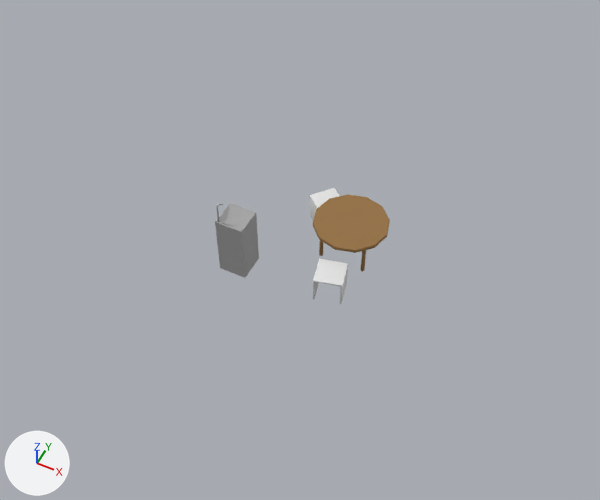
The FBX model Project Assets/Break Area.FBX as it was, and as the next commit left it.
Both versions are drawn from a 50 mm lens placed at (3.19, -6.95, 8.44), pointed at (-0.06, -0.45, 0.31). Lighting does not change. The marker at lower left points along +X, +Y and +Z. Where no turn or scale is listed for an object, it has been applied to the vertices.

Names of what the first picture shows: 'Fountain', 'Stool', 'Stool.001', 'Table'.
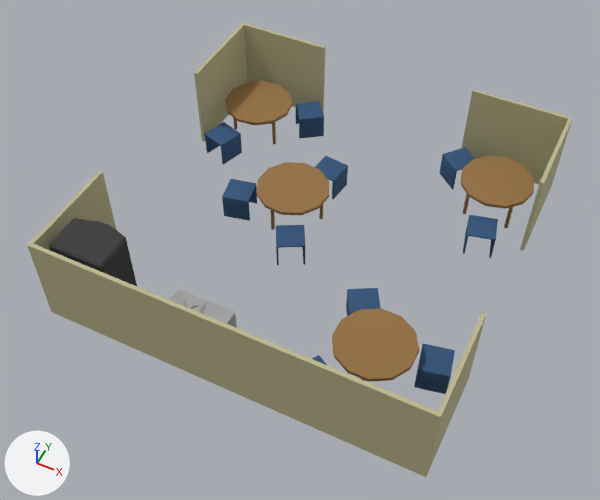
Diff of the bpy script that builds the scene:
```diff
--- a/Project Assets/Break Area.FBX.py
+++ b/Project Assets/Break Area.FBX.py
@@ mat_13___default @@
 mat_13___default = principled_material('13 - Default')
-mat_13___default.base_color = (0.784, 0.784, 0.784)  # white #e5e5e5
+mat_13___default.base_color = (0.0275, 0.0863, 0.196)  # dark blue #2e537a
 mat_13___default.roughness = 0.859
@@ ob_fountain @@
 ob_fountain = bpy.data.objects.new('Fountain', me_mesh)
-ob_fountain.location = (-0.8, -0.773, 0.0)
-ob_fountain.rotation_euler = (1.571, 0.0, 0.0)  # degrees (90, 0, 0)
-ob_fountain.scale = (0.0254, 0.0254, 0.0254)
+ob_fountain.parent = ob_break_room_walls
+ob_fountain.location = (-25.1, 0.0, 89.47)
+ob_fountain.rotation_euler = (0.0, 1.571, 0.0)  # degrees (0, 90, 0)
@@ ob_stool @@
 ob_stool = bpy.data.objects.new('Stool', me_mesh_002)
-ob_stool.location = (-0.1, 0.49, 0.0)
+ob_stool.location = (1.25, 2.11, 0.0)
@@ ob_table @@
 ob_table = bpy.data.objects.new('Table', me_mesh_001)
-ob_table.location = (0.416, 0.108, 0.0)
-ob_table.rotation_euler = (1.571, 0.0, 0.0)  # degrees (90, 0, 0)
-ob_table.scale = (0.0254, 0.0254, 0.0254)
+ob_table.parent = ob_break_room_walls
+ob_table.location = (57.42, 0.0, 60.47)
+ob_table.rotation_euler = (0.0, -0.783, 0.0)  # degrees (0, -45, 0)
@@ ob_stool_001 @@
 ob_stool_001 = bpy.data.objects.new('Stool.001', me_mesh_003)
-ob_stool_001.parent = ob_table
-ob_stool_001.location = (2.684, 0.0, 30.22)
-ob_stool_001.rotation_euler = (0.0, -2.903, 0.0)  # degrees (0, -166, 0)
+ob_stool_001.parent = ob_break_room_walls
+ob_stool_001.location = (-50.5, 0.0, -4.787)
+ob_stool_001.rotation_euler = (0.0, -1.365, 0.0)  # degrees (0, -78, 0)
@@ ob_break_room_walls @@
+ob_break_room_walls = bpy.data.objects.new('Break Room Walls', me_mesh_1)  # 16 vertices, 11 faces; spans x -100.0..100.0, y 0.0..50.0, z 45.0..101.0; in mat_09___default (beige #bdb88f)
+ob_break_room_walls.location = (0.0, 0.0, 0.0)
+ob_break_room_walls.rotation_euler = (1.571, 0.0, 0.0)  # degrees (90, 0, 0)
+ob_break_room_walls.scale = (0.0254, 0.0254, 0.0254)
@@ ob_break_room_walls_1 @@
+ob_break_room_walls_1 = bpy.data.objects.new('Break Room Walls 1', me_mesh_001_1)  # 24 vertices, 16 faces; spans x -2.54..2.54, y 1.14..2.57, z 0.0..1.27; in mat_09___default (beige #bdb88f)
+ob_break_room_walls_1.location = (0.0, 0.0, 0.0)
@@ ob_stool017 @@
+ob_stool017 = bpy.data.objects.new('Stool017', me_mesh_017)  # 120 vertices, 142 faces; spans x -0.224..0.224, y -0.224..0.224, z 0.0..0.381; in mat_13___default (dark blue #2e537a)
+ob_stool017.location = (2.15, -1.32, 0.0)
@@ ob_table005 @@
+ob_table005 = bpy.data.objects.new('Table005', me_mesh_008)  # 108 vertices, 200 faces; spans x -0.508..0.508, y -0.508..0.508, z 0.0..0.559; in mat_03___default (brown #957142)
+ob_table005.location = (1.89, 1.72, 0.0)
@@ ob_fountain001 @@
+ob_fountain001 = bpy.data.objects.new('Fountain001', me_mesh_003_1)  # 56 vertices, 51 faces; spans x -0.191..0.191, y -0.19..0.191, z 0.0..1.187; in mat_07___default (grey #a5a5a5)
+ob_fountain001.location = (-0.26, -2.27, 0.0)
@@ ob_stool015 @@
+ob_stool015 = bpy.data.objects.new('Stool015', me_mesh_015)  # 120 vertices, 142 faces; spans x -0.257..0.257, y -0.257..0.257, z 0.0..0.381; in mat_13___default (dark blue #2e537a)
+ob_stool015.location = (1.05, -0.89, 0.0)
@@ ob_stool009 @@
+ob_stool009 = bpy.data.objects.new('Stool009', me_mesh_006)  # 120 vertices, 142 faces; spans x -0.212..0.212, y -0.212..0.212, z 0.0..0.381; in mat_13___default (dark blue #2e537a)
+ob_stool009.location = (-0.35, 1.09, 0.0)
@@ ob_stool014 @@
+ob_stool014 = bpy.data.objects.new('Stool014', me_mesh_013)  # 120 vertices, 142 faces; spans x -0.263..0.263, y -0.263..0.263, z 0.0..0.381; in mat_13___default (dark blue #2e537a)
+ob_stool014.location = (-1.18, 2.12, 0.0)
@@ ob_table006 @@
+ob_table006 = bpy.data.objects.new('Table006', me_mesh_011)  # 108 vertices, 200 faces; spans x -0.503..0.503, y -0.503..0.503, z 0.0..0.559; in mat_03___default (brown #957142)
+ob_table006.location = (-1.86, 1.77, 0.0)
@@ ob_stool013 @@
+ob_stool013 = bpy.data.objects.new('Stool013', me_mesh_012)  # 120 vertices, 142 faces; spans x -0.239..0.239, y -0.239..0.239, z 0.0..0.381; in mat_13___default (dark blue #2e537a)
+ob_stool013.location = (-2.09, 1.06, 0.0)
@@ ob_table004 @@
+ob_table004 = bpy.data.objects.new('Table004', me_mesh_004)  # 108 vertices, 200 faces; spans x -0.501..0.501, y -0.501..0.501, z 0.0..0.559; in mat_03___default (brown #957142)
+ob_table004.location = (-0.56, 0.35, 0.0)
@@ ob_vending_machine @@
+ob_vending_machine = bpy.data.objects.new('Vending Machine', me_mesh_018)  # 126 vertices, 128 faces; spans x -0.381..0.381, y -0.254..0.34, z 0.0..1.287; in mat_08___default (black #383838), mat_15___default (red #c23b3b), mat_07___default (grey #a5a5a5)
+ob_vending_machine.location = (-1.95, -2.21, 0.0)
@@ ob_stool011 @@
+ob_stool011 = bpy.data.objects.new('Stool011', me_mesh_009)  # 120 vertices, 142 faces; spans x -0.228..0.228, y -0.229..0.229, z 0.0..0.381; in mat_13___default (dark blue #2e537a)
+ob_stool011.location = (1.96, 0.96, 0.0)
@@ ob_stool010 @@
+ob_stool010 = bpy.data.objects.new('Stool010', me_mesh_007)  # 120 vertices, 142 faces; spans x -0.256..0.256, y -0.256..0.256, z 0.0..0.381; in mat_13___default (dark blue #2e537a)
+ob_stool010.location = (-0.26, -0.33, 0.0)
@@ ob_stool016 @@
+ob_stool016 = bpy.data.objects.new('Stool016', me_mesh_016)  # 120 vertices, 142 faces; spans x -0.259..0.259, y -0.259..0.259, z 0.0..0.381; in mat_13___default (dark blue #2e537a)
+ob_stool016.location = (0.97, -2.13, 0.0)
```

Location of each change, [x1, y1, x2, y2] in pixels of the pictures (600 x 500 px):
'Break Room Walls', added
    after: [27, 171, 486, 477]
'Break Room Walls 1', added
    after: [194, 23, 573, 251]
'Table', moved, turned, rescaled
    before: [313, 194, 390, 271]
    after: [332, 309, 419, 382]
'Vending Machine', added (black)
    after: [49, 218, 137, 286]
'Table004', added (brown)
    after: [256, 162, 329, 230]
'Table005', added (brown)
    after: [460, 155, 534, 228]
'Fountain', moved, turned, rescaled
    before: [215, 203, 259, 278]
    after: [170, 289, 206, 312]
'Table006', added (brown)
    after: [225, 81, 292, 145]
'Stool.001', recoloured, moved, turned, rescaled
    before: [313, 259, 348, 304]
    after: [222, 179, 257, 221]
'Stool017', added (blue)
    after: [414, 344, 455, 394]
'Stool', recoloured, moved
    before: [309, 188, 340, 220]
    after: [440, 147, 475, 189]
'Stool013', added (blue)
    after: [205, 122, 242, 164]
'Stool014', added (blue)
    after: [296, 101, 324, 138]
'Stool011', added (blue)
    after: [463, 215, 498, 258]
'Stool015', added (blue)
    after: [346, 288, 381, 316]
'Stool009', added (blue)
    after: [315, 156, 348, 199]
'Stool010', added (blue)
    after: [276, 225, 305, 265]
'Fountain001', added
    after: [190, 300, 237, 328]
'Stool016', added
    after: [312, 355, 327, 365]
